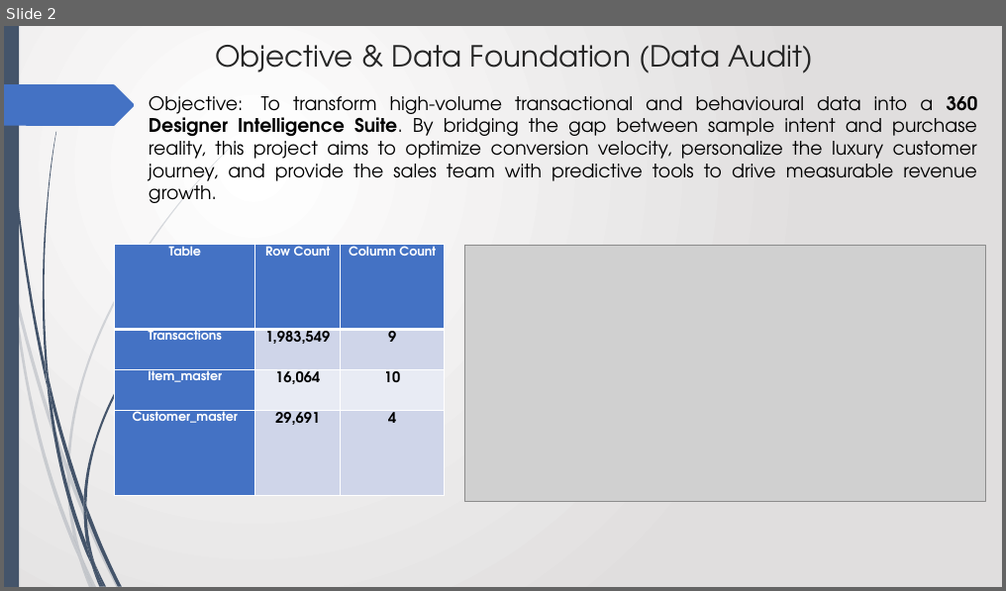
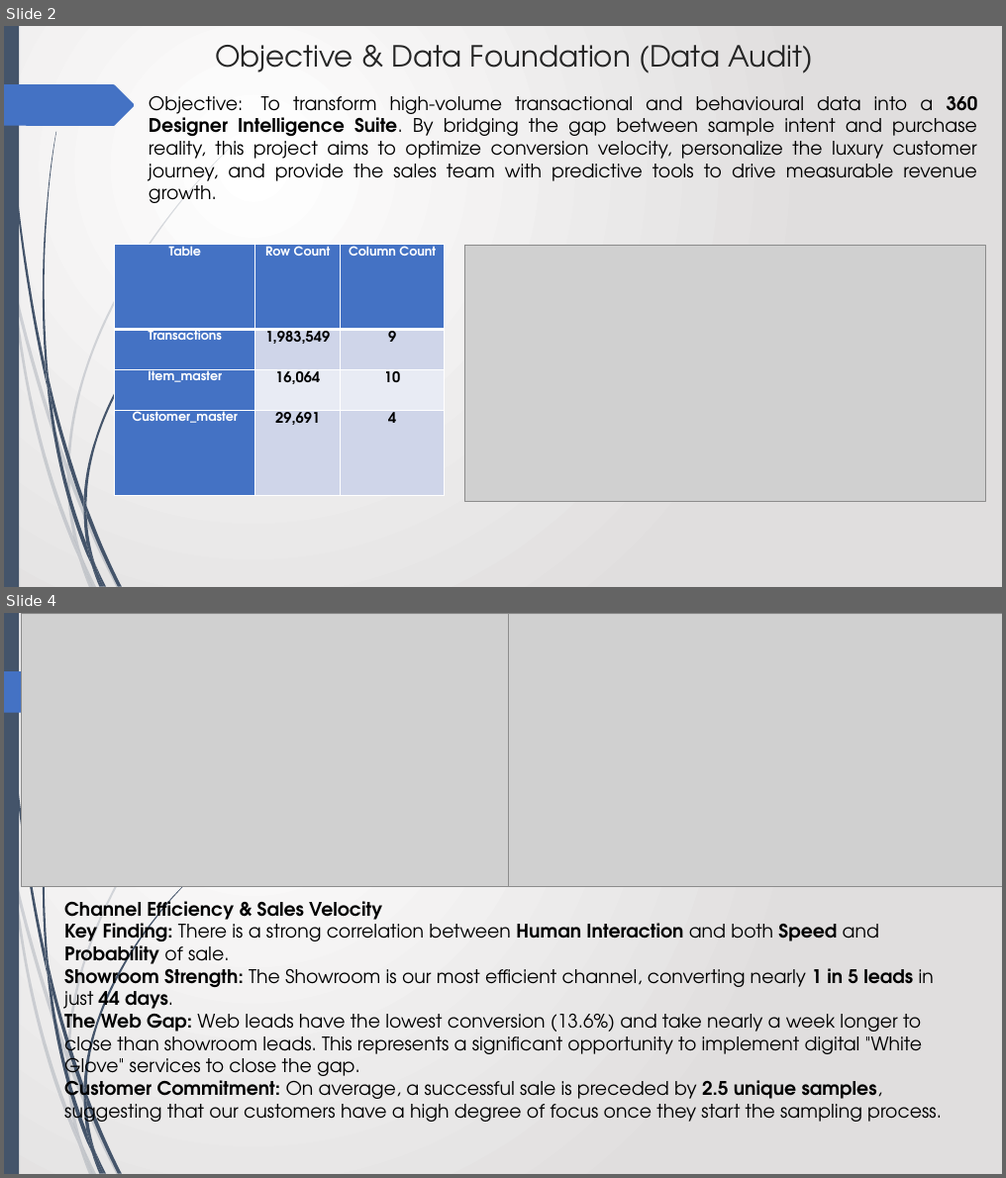
Before and after one commit to Avinash-patnaik/schumacher-customer-segmentation, a slide deck: luxeintelligence.pptx. Shown one above the other, each under a label of ours: slide 2 before the commit, slides 2 and 4 after it; the slides between them are not shown. The pictures are 1006x591 and 1006x1178 pixels, drawn with LibreOffice and Linux fonts; fonts in the diff are those of the drawing; grey boxes stand for pictures. Boxes give left, top, right and bottom in pixels: in the first picture for what was removed or moved away, otherwise in the second. Text is boxed around its words. In the diff, an @@ line names an element or a change of style, - is before the commit and + after.

```diff
--- a/luxeintelligence.pptx
+++ b/luxeintelligence.pptx
@@ slide 4 added at [4, 613, 1002, 1174], background gradient #FFFFFF to #E1DFDF; not listed: 24 template elements that a slide beside it also shows @@
@@ picture added at [21, 613, 515, 887] @@
@@ picture added at [509, 613, 1002, 887] @@
@@ text added at [64, 895, 942, 1126], 18 pt, text #000000 @@
+Channel Efficiency & Sales Velocity
+Key Finding: There is a strong correlation between Human Interaction and both Speed and Probability of sale.
+Showroom Strength: The Showroom is our most efficient channel, converting nearly 1 in 5 leads in just 44 days.
+The Web Gap: Web leads have the lowest conversion (13.6%) and take nearly a week longer to close than showroom leads. This represents a significant opportunity to implement digital "White Glove" services to close the gap.
+Customer Commitment: On average, a successful sale is preceded by 2.5 unique samples, suggesting that our customers have a high degree of focus once they start the sampling process.
```
Also in this commit, not shown: 1 slide changed, 1 other slide added, 1 slide removed, 4 other files.
